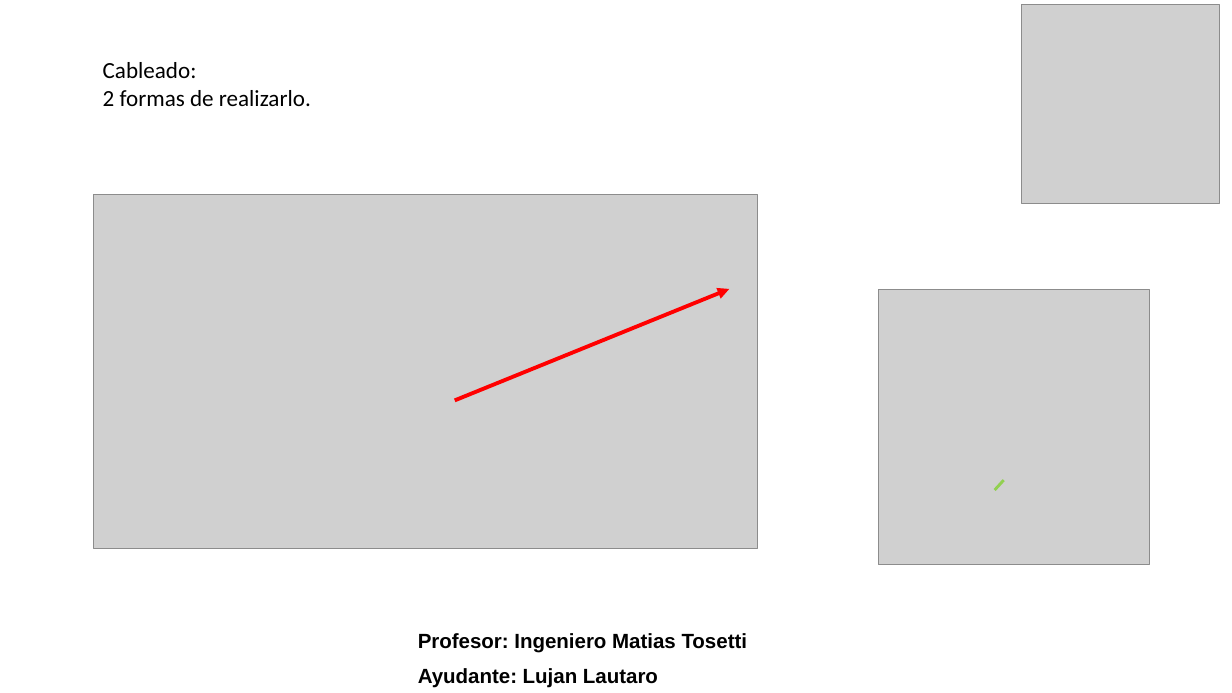
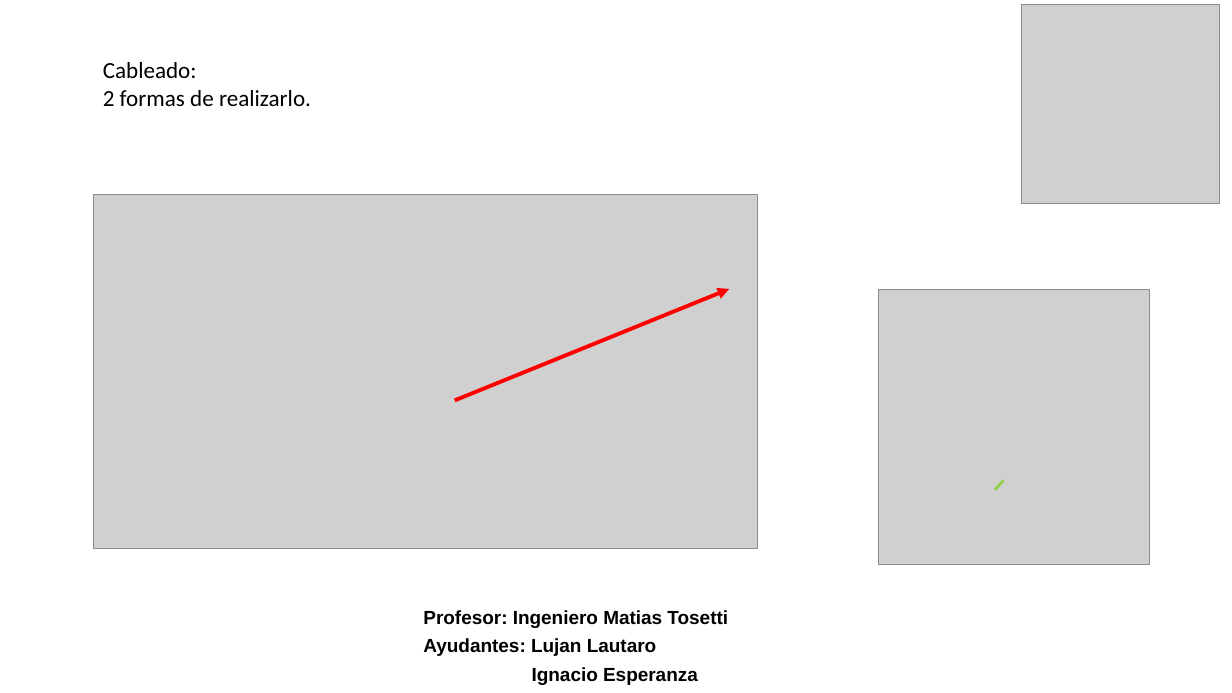
Before and after one commit to Lujham/Lab-de-Compu-1, a slide deck: slide 13 of Presentacion practica Lab de Compu 1.pptx. Drawn at 1232x693 pixels with LibreOffice and Linux fonts; fonts in the diff are those of the drawing; grey boxes stand for pictures. Boxes give left, top, right and bottom in pixels: in the first picture for what was removed or moved away, otherwise in the second. Text is boxed around its words. In the diff, an @@ line names an element or a change of style, - is before the commit and + after.

```diff
--- a/Presentacion practica Lab de Compu 1.pptx
+++ b/Presentacion practica Lab de Compu 1.pptx
@@ subtitle "Profesor: Ingeniero Matias Tosetti": place and size @@
-subtitle "Profesor: Ingeniero Matias Tosetti" at bbox=[418, 633, 748, 688]
+subtitle "Profesor: Ingeniero Matias Tosetti" at bbox=[423, 610, 728, 685]
@@ subtitle at bbox=[423, 610, 728, 628]: size 16 to 14.8 pt in "Profesor: Ingeniero Matias Tosetti"; line spacing 0.9 to 0.7; less space between paragraphs @@
@@ subtitle at bbox=[423, 638, 698, 685]: text changed; size 16 to 14.8 pt @@
-Ayudante: Lujan Lautaro
+Ayudantes: Lujan Lautaro
+Ignacio Esperanza
```
Also in this commit, not shown: 15 other slides changed, 27 slides added.
